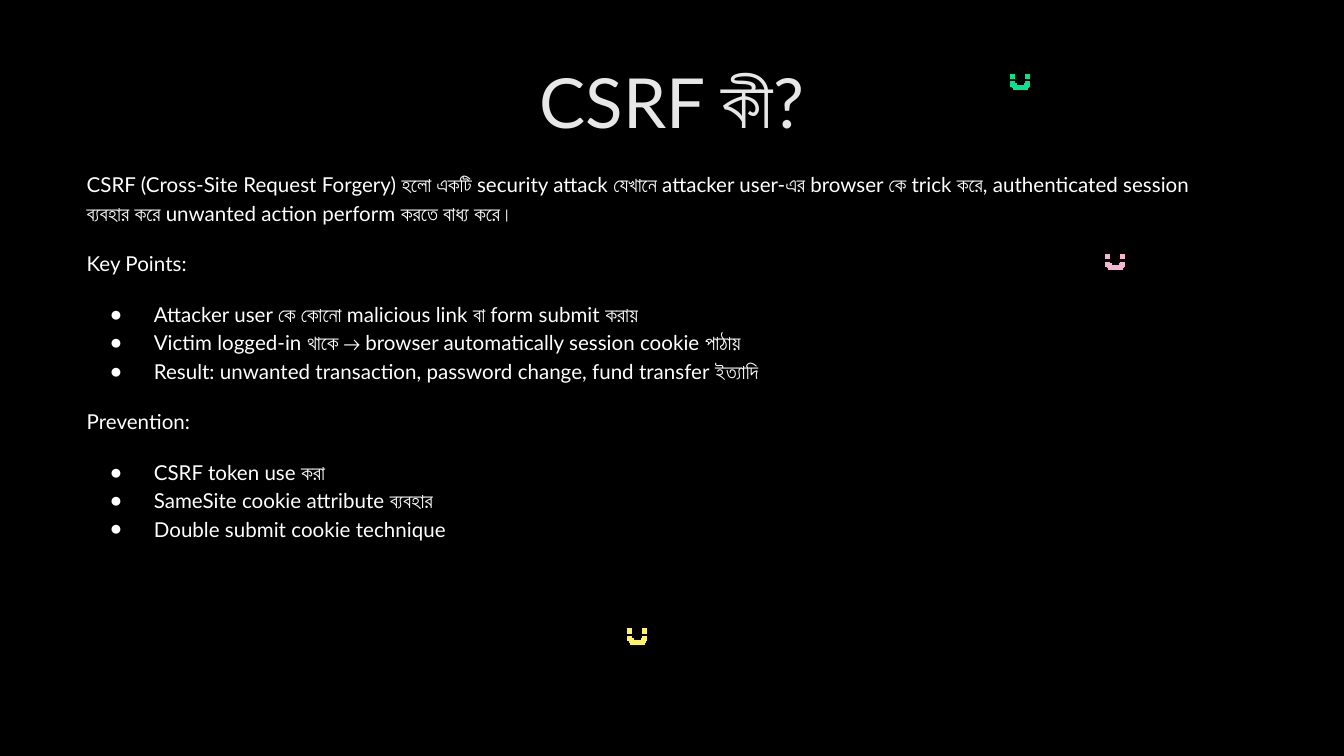
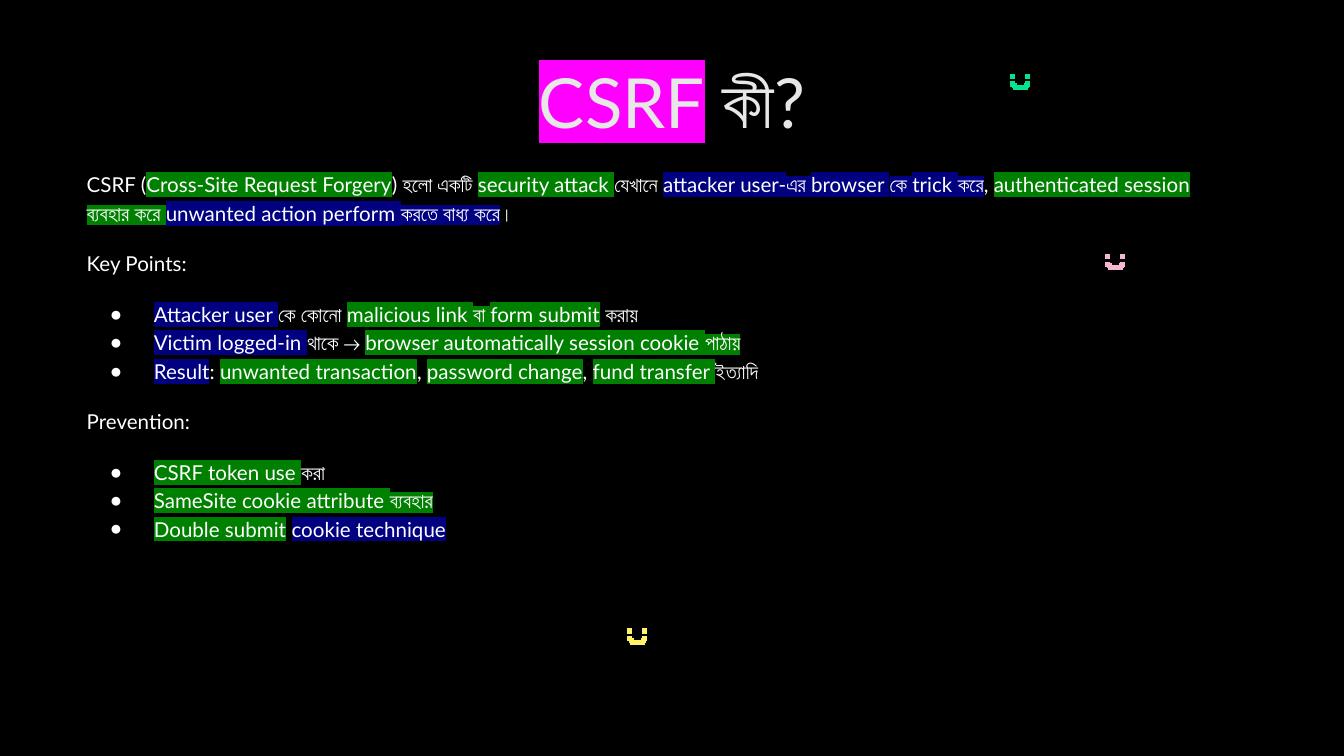
Before and after one commit to nabila-nuzhat/class-js, a slide deck: slide 69 of Interview Question JavaScript_HIGHLIGHTED.pptx. Drawn at 1344x756 pixels with LibreOffice and Linux fonts; fonts in the diff are those of the drawing. Boxes give left, top, right and bottom in pixels: in the first picture for what was removed or moved away, otherwise in the second. Text is boxed around its words. In the diff, an @@ line names an element or a change of style, - is before the commit and + after.

```diff
--- a/Interview Question JavaScript_HIGHLIGHTED.pptx
+++ b/Interview Question JavaScript_HIGHLIGHTED.pptx
@@ title "CSRF কী?" at (539,74,805,129): highlight none to #FF00FF in "CSRF" @@
@@ text at (87,175,1190,542): highlight none to #008000 in "(Cross-Site Request Forgery) security attack authenticated s ...", "malicious link বা form submit", "browser automatically session cookie পাঠায়", "unwanted transaction, password change, fund transfer" and 3 more places; highlight none to #000080 in "attacker user-এর browser কে trick করে, unwanted ...", "Attacker user", "Victim logged-in", "Result:" and 1 more places @@
```
Also in this commit, not shown: 18 other slides changed, 1 slide removed.
